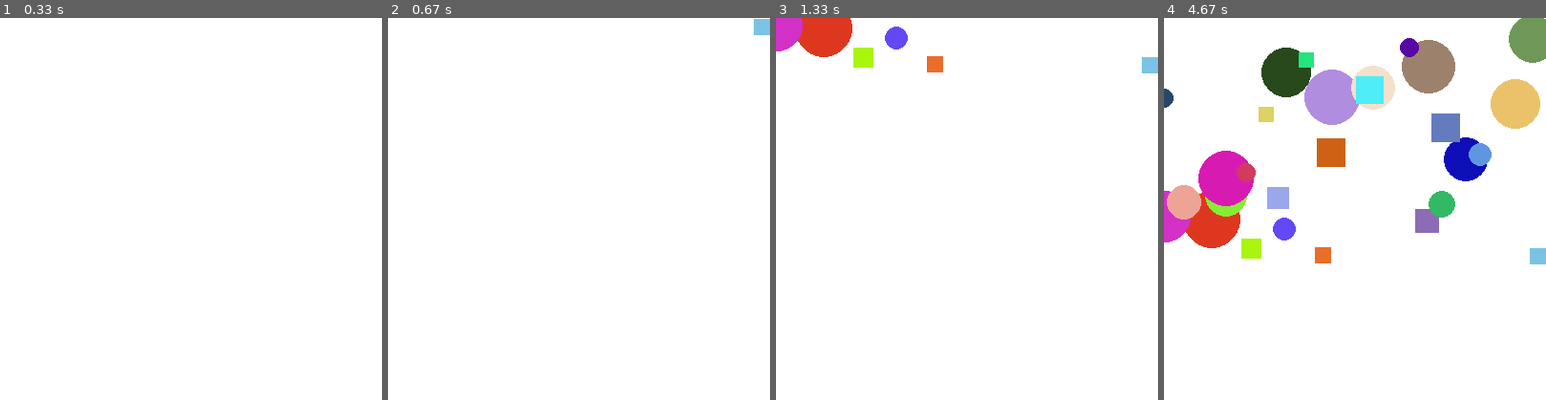
Above: before the commit, frames 1-4 (left to right).
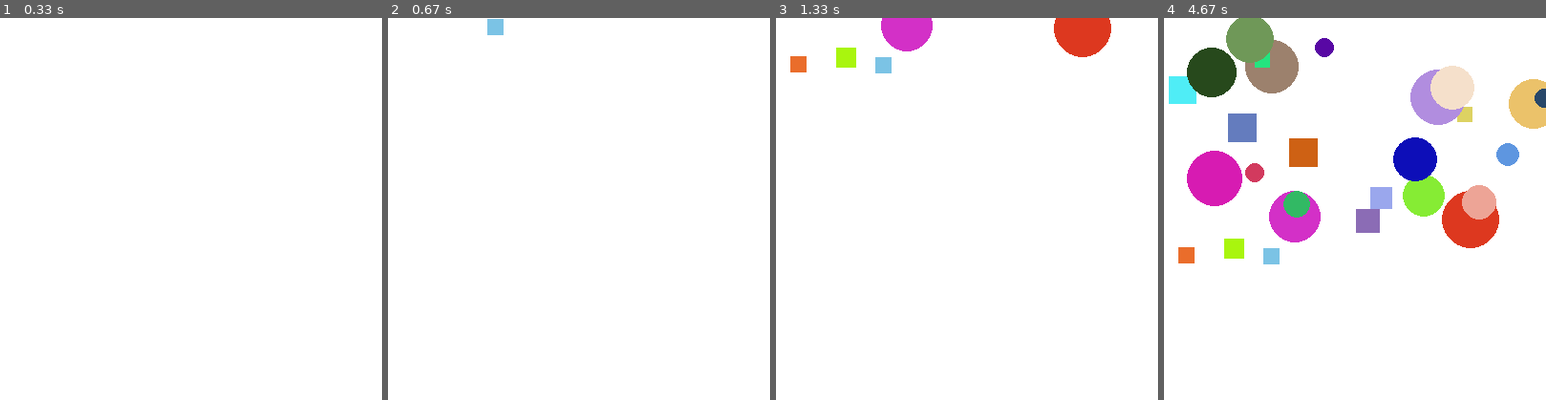
Above: after the commit, the same moments.

Repository: yemGG/BUIE201-Spring2024-Lectures
Game: pygame game, started from dropping shapes.py
Two runs of this game, one before a commit and one after it. Both use one fixed random seed, a clock stepped at 60 frames per second and the inputs below.
Inputs:
- Up to frame 1 (0.33 s): no input
- Up to frame 2 (0.67 s): no input
- Up to frame 3 (1.33 s): no input
- Up to frame 4 (4.67 s): no input

Frame 1 is identical in both runs. In frame 2, 0.4% of the frame differs, in the area x 26-100%, y 0-5%; in frame 3, 5.1%; in frame 4, 27%, in the area x 0-100%, y 0-65%.

Commit message:
Changes made during the lecture on dropping_shapes

Diff:
--- a/dropping shapes.py
+++ b/dropping shapes.py
@@ -8,17 +8,20 @@
         pygame.init()
 
         # Set the window dimensions
-        self.width = 400
+        self._width = 400
         self._height = 400
-        self.window = pygame.display.set_mode((self.width, self._height))
+        self.window = pygame.display.set_mode((self._width, self._height))
 
-        self._WHITE = (255, 255, 255)
+        self._white = (255, 255, 255)
         self._shapes = []
 
         pygame.display.set_caption("Shapes Drop")
 
-    def IsyVisible(self, y):
+    def isyVisible(self, y):
         return y < self._height
+
+    def generateRandomX(self):
+        return random.randint(0, game._width)  # Random x-coordinate
 
     def runGameLoop(self):
         while True:
@@ -27,7 +30,7 @@
                     pygame.quit()
                     sys.exit()
 
-            self.window.fill(self._WHITE)  # Clear the window
+            self.window.fill(self._white)  # Clear the window
 
             # Generate new shape
             if random.random() < 0.1:  # Adjust this probability as needed
@@ -54,7 +57,7 @@
 class Shape:
     def __init__(self, game):
         self._game = game
-        self._x = random.randint(0, game.width)  # Random x-coordinate
+        self._x = self._game.generateRandomX()
         self._y = 0  # Start from the top
         self._size = random.randint(10, 30)  # Random size
         self._color = (random.randint(0, 255), random.randint(0, 255), random.randint(0, 255))  # Random color
@@ -66,7 +69,7 @@
         self._y += 1  # Move downwards
 
     def isVisible(self):
-        return game.IsyVisible(self._y)
+        return game.isyVisible(self._y)
 
 class Circle(Shape):
     def draw(self):
